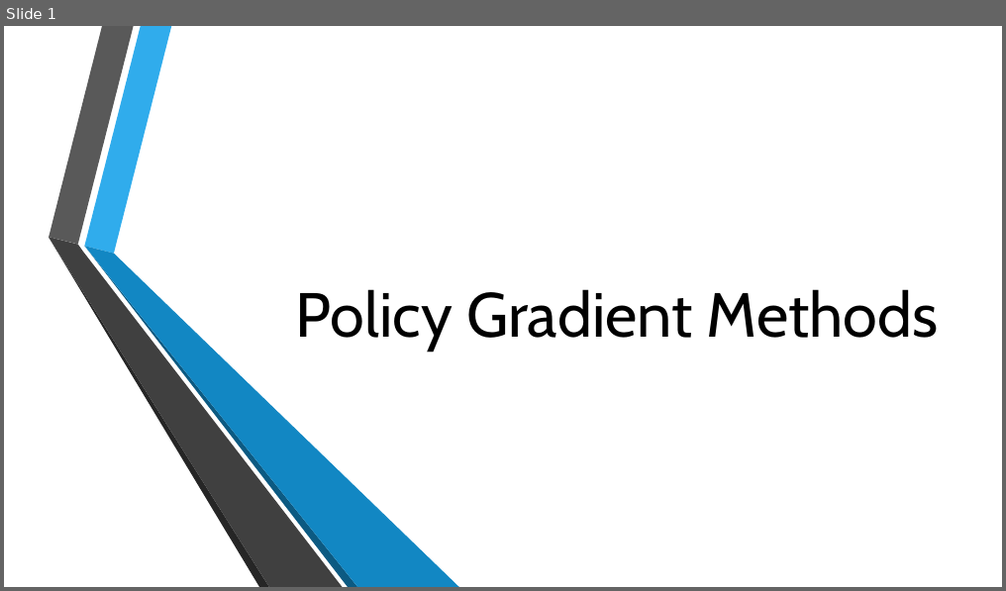
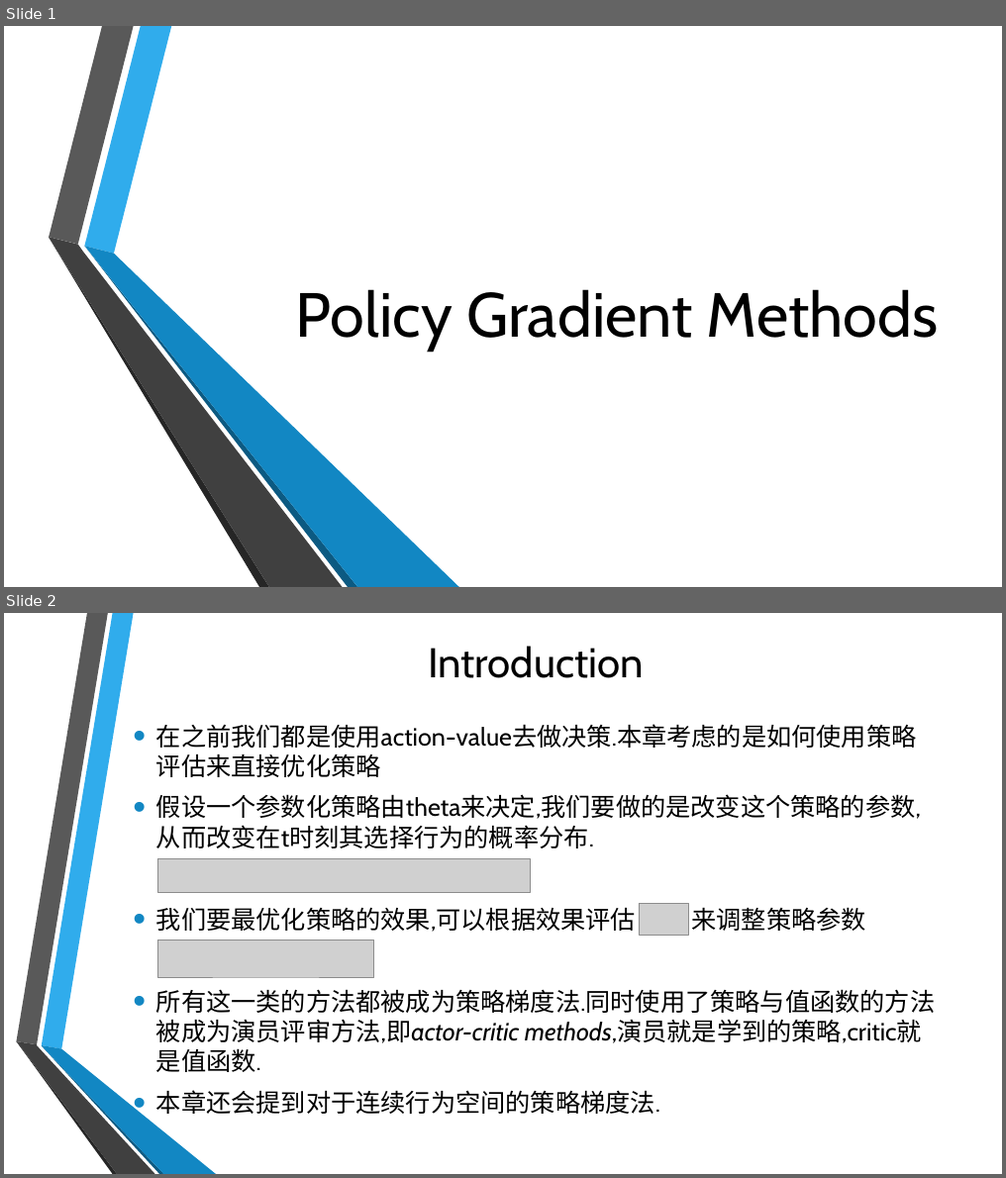
Before and after one commit to Seraphli/RLAIExercise, a slide deck: Chapter 13.pptx. Shown one above the other, each under a label of ours: slide 1 before the commit, slides 1 and 2 after it. The pictures are 1006x591 and 1006x1178 pixels, drawn with LibreOffice and Linux fonts; fonts in the diff are those of the drawing; grey boxes stand for pictures; background and template pictures are left out. Boxes give left, top, right and bottom in pixels: in the first picture for what was removed or moved away, otherwise in the second. Text is boxed around its words. In the diff, an @@ line names an element or a change of style, - is before the commit and + after.

Commit message:
update

```diff
--- a/Chapter 13.pptx
+++ b/Chapter 13.pptx
@@ slide 2 added at (4,613,1002,1174), background picture (left out) @@
@@ title added at (428,646,644,678), 40 pt, text #000000 @@
+Introduction
@@ text added at (156,724,935,1114), 24 pt, text #000000 @@
+• 在之前我们都是使用action-value去做决策.本章考虑的是如何使用策略评估来直接优化策略
+• 假设一个参数化策略由theta来决定,我们要做的是改变这个策略的参数,从而改变在t时刻其选择行为的概率分布.
+• 我们要最优化策略的效果,可以根据效果评估 来调整策略参数
+• 所有这一类的方法都被成为策略梯度法.同时使用了策略与值函数的方法被成为演员评审方法,即actor-critic methods,演员就是学到的策略,critic就是值函数.
+• 本章还会提到对于连续行为空间的策略梯度法.
@@ picture added at (158,860,531,893) @@
@@ picture added at (639,903,689,936) @@
@@ picture added at (158,940,374,977) @@
@@ group added at (16,613,216,1174): 6 freeform shapes @@
```
Also in this commit, not shown: 2 other slides added.
